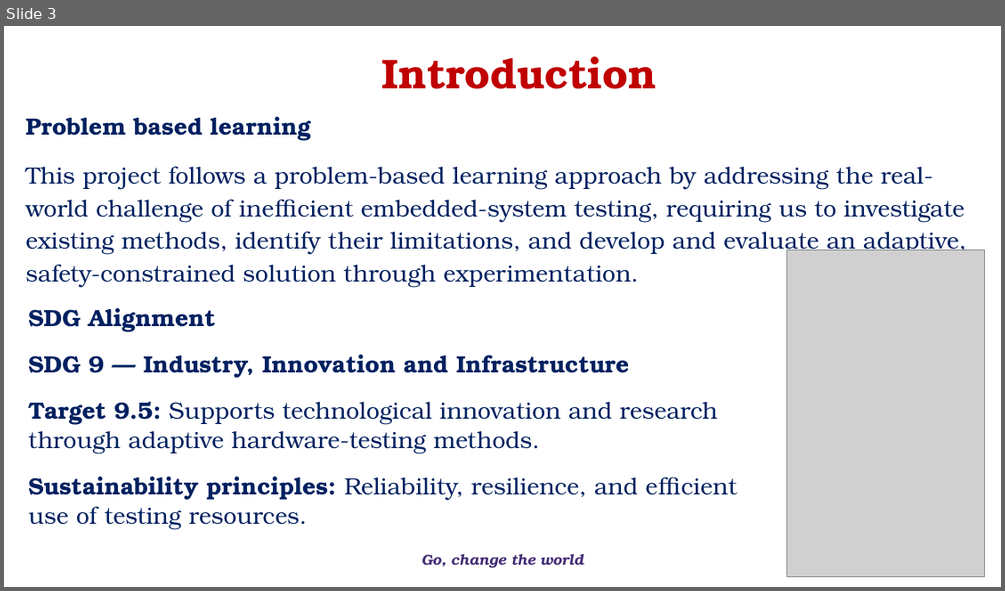
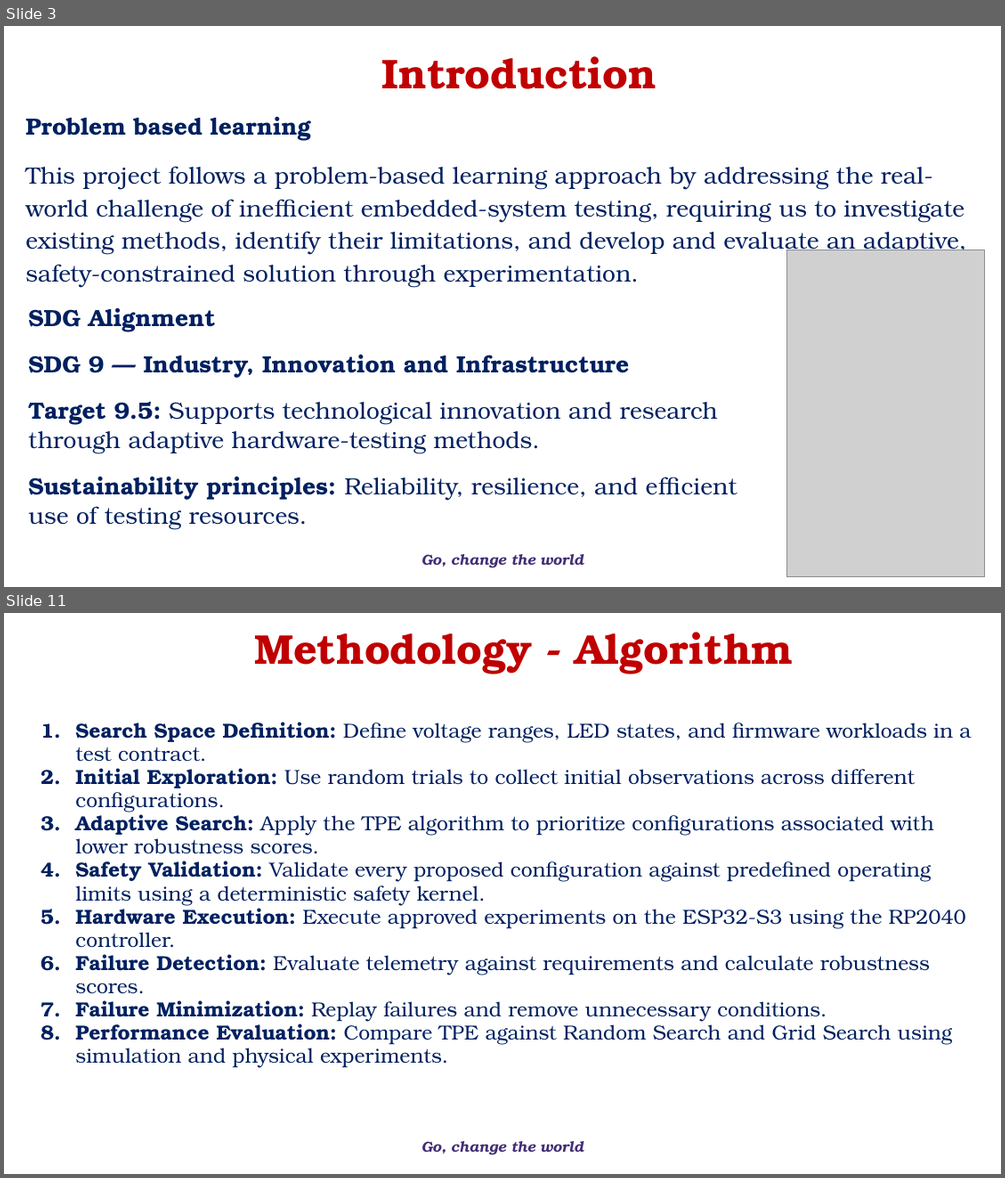
Before and after one commit to overclocked-2124/ChipCheck, a slide deck: docs/presentation/AI-Driven Adaptive Physical Testing for Embedded Systems - Phase 2.pptx. Shown one above the other, each under a label of ours: slide 3 before the commit, slides 3 and 11 after it; the slides between them are not shown. The pictures are 1005x591 and 1005x1178 pixels, drawn with LibreOffice and Linux fonts; fonts in the diff are those of the drawing; grey boxes stand for pictures; background and template pictures are left out. Boxes give left, top, right and bottom in pixels: in the first picture for what was removed or moved away, otherwise in the second. Text is boxed around its words. In the diff, an @@ line names an element or a change of style, - is before the commit and + after.

```diff
--- a/docs/presentation/AI-Driven Adaptive Physical Testing for Embedded Systems - Phase 2.pptx
+++ b/docs/presentation/AI-Driven Adaptive Physical Testing for Embedded Systems - Phase 2.pptx
@@ slide 11 added at (4, 613, 1001, 1174), background #FFFFFF; not listed: 1 template element that a slide beside it also shows @@
@@ rectangle added at (191, 613, 858, 682), fill #FFFFFF, outline #FFFFFF 1 pt dashed, 40 pt, text #C00000, bold @@
+Methodology - Algorithm
@@ text added at (75, 722, 971, 1068), 19.6 pt, text #002060 @@
+1. Search Space Definition: Define voltage ranges, LED states, and firmware workloads in a test contract.
+2. Initial Exploration: Use random trials to collect initial observations across different configurations.
+3. Adaptive Search: Apply the TPE algorithm to prioritize configurations associated with lower robustness scores.
+4. Safety Validation: Validate every proposed configuration against predefined operating limits using a deterministic safety kernel.
+5. Hardware Execution: Execute approved experiments on the ESP32-S3 using the RP2040 controller.
+6. Failure Detection: Evaluate telemetry against requirements and calculate robustness scores.
+7. Failure Minimization: Replay failures and remove unnecessary conditions.
+8. Performance Evaluation: Compare TPE against Random Search and Grid Search using simulation and physical experiments.
```
Also in this commit, not shown: 15 slides changed, 7 other slides added, 3 slides removed.
